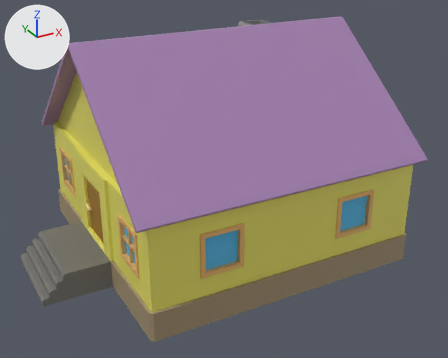
A saved change to the Blender file assets/models/builds/ruralHouse.blend.
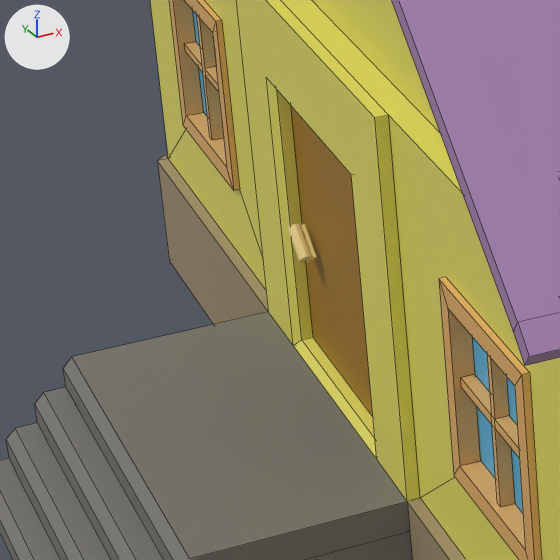
There are two pictures of each version: one whole from a 50 mm camera at (-10.51, -19.45, 12.03) aimed at (-0.36, -1.0, 2.81), one close up on the part from 6% to 32% of the width and 44% to 77% of the height. Arrows for +X, +Y and +Z are at upper left; the lights stay in place. The close-ups show mesh edges as thin lines.

Script lines for the objects in view, before the commit:
```python
mat_door = principled_material('door')
mat_door.base_color = (0.367, 0.188, 0.0144)  # brown #a37820
me_cube_001 = bpy.data.meshes.new('Cube.001')
me_cube_001.from_pydata(...)  # 348 vertices, 305 faces; spans x -7.5..5.4, y -5.24..5.25, z 0.0..8.1
me_cube_001.materials.append(mat_main_001)  # yellow #e7e066
me_cube_001.materials.append(mat_wooden)  # orange #e7b36b
me_cube_001.materials.append(mat_window)  # blue #55bae7
me_cube_001.materials.append(mat_door)  # brown #a37820
me_cube_001.materials.append(mat_footer)  # beige #a39172
me_cube_001.materials.append(mat_stairs)  # grey #777570
me_cube_001.materials.append(mat_roof)  # purple #a783b4
me_cylinder = bpy.data.meshes.new('Cylinder')
me_cylinder.from_pydata(...)  # 24 vertices, 16 faces; spans x -5.131..-5.003, y 0.426..0.729, z 1.955..2.209
me_cylinder.materials.append(mat_handle_001)  # yellow #e7cf87
ob_handle = bpy.data.objects.new('handle', me_cylinder)
ob_handle.location = (0.0, 0.0, 0.0)
ob_main = bpy.data.objects.new('main', me_cube_001)
ob_main.location = (0.0, 0.0, 0.0)
```
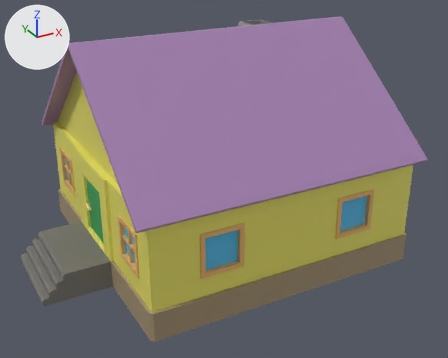
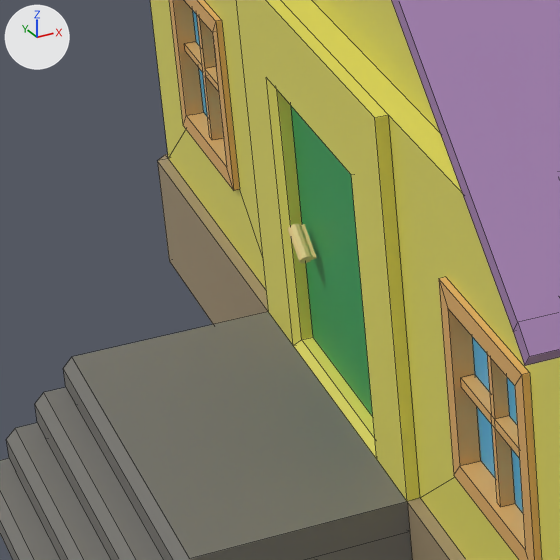
Where the change shows, as pixel boxes [x1, y1, x2, y2] in the close-ups (560 x 560 px):
'main', recoloured (brown to green)
    both: [277, 98, 375, 420]

What changed in the scene script:
```text
Change mat_door:
    mat_door.base_color: (0.367, 0.188, 0.0144) -> (0.034, 0.367, 0.106)  # brown #a37820 -> green #34a35c
```
